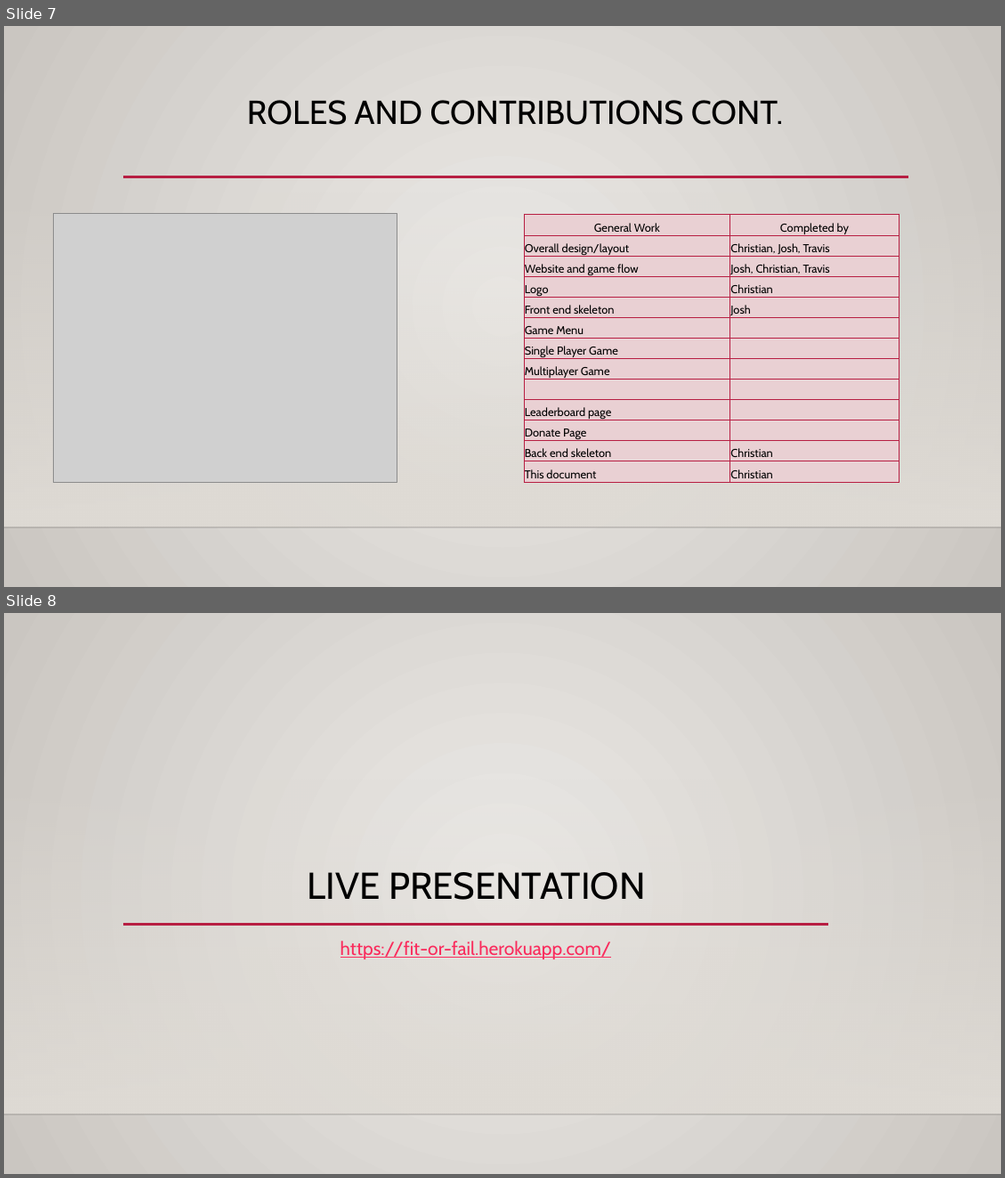
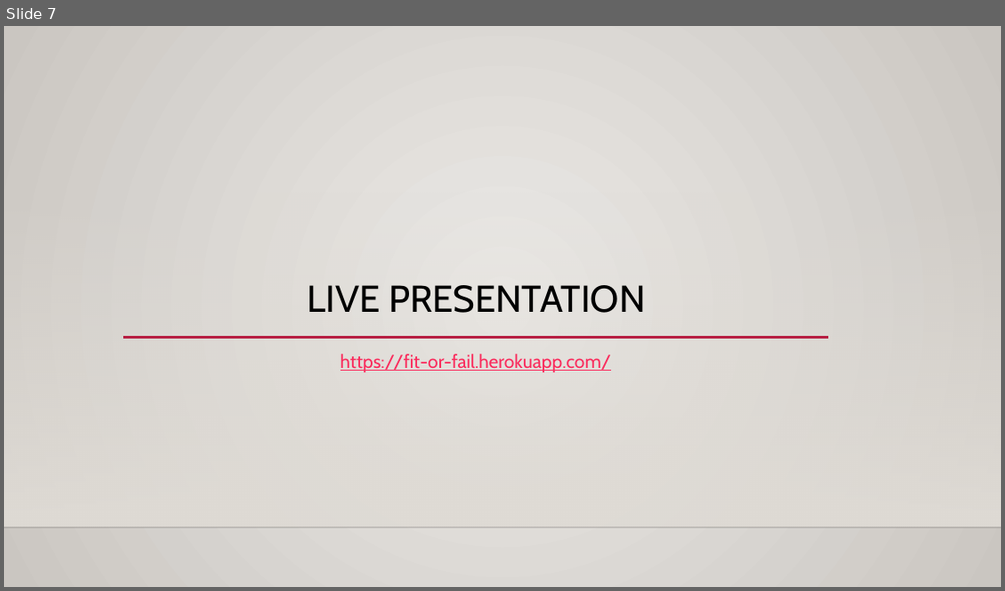
Before and after one commit to s-christian/Fit_or_Fail, a slide deck: Documents/Final presentation/Fit or Fail Final Presentation.pptx. Shown one above the other, each under a label of ours: slides 7 and 8 before the commit, slide 7 after it. The pictures are 1005x1178 and 1005x591 pixels, drawn with LibreOffice and Linux fonts; fonts in the diff are those of the drawing; grey boxes stand for pictures; background and template pictures are left out. Boxes give left, top, right and bottom in pixels: in the first picture for what was removed or moved away, otherwise in the second. Text is boxed around its words. In the diff, an @@ line names an element or a change of style, - is before the commit and + after.

```diff
--- a/Documents/Final presentation/Fit or Fail Final Presentation.pptx
+++ b/Documents/Final presentation/Fit or Fail Final Presentation.pptx
@@ slide 7 removed at (4, 26, 1001, 587), background gradient #ECEAE7 to #CAC7C1; not listed: 2 template elements that a slide beside it also shows @@
@@ title removed at (247, 100, 783, 125) @@
-ROLES AND CONTRIBUTIONS CONT.
@@ line removed from (123, 177) to (909, 177) @@
@@ picture removed at (53, 214, 396, 483) @@
@@ table removed at (524, 214, 899, 483), 13 rows, 2 columns @@
-General Work | Completed by
-Overall design/layout | Christian, Josh, Travis
-Website and game flow | Josh, Christian, Travis
-Logo | Christian
-Front end skeleton | Josh
-Game Menu | 
-Single Player Game | 
-Multiplayer Game | 
- | 
-Leaderboard page | 
-Donate Page | 
-Back end skeleton | Christian
-This document | Christian
@@ what was slide 8 is now slide 7 @@
```
Also in this commit, not shown: 2 slides changed.
